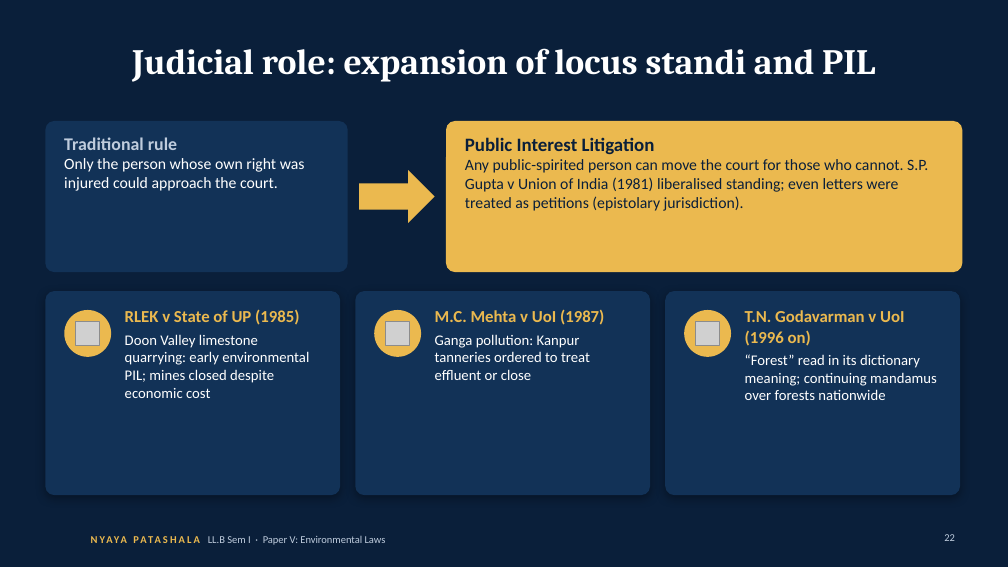
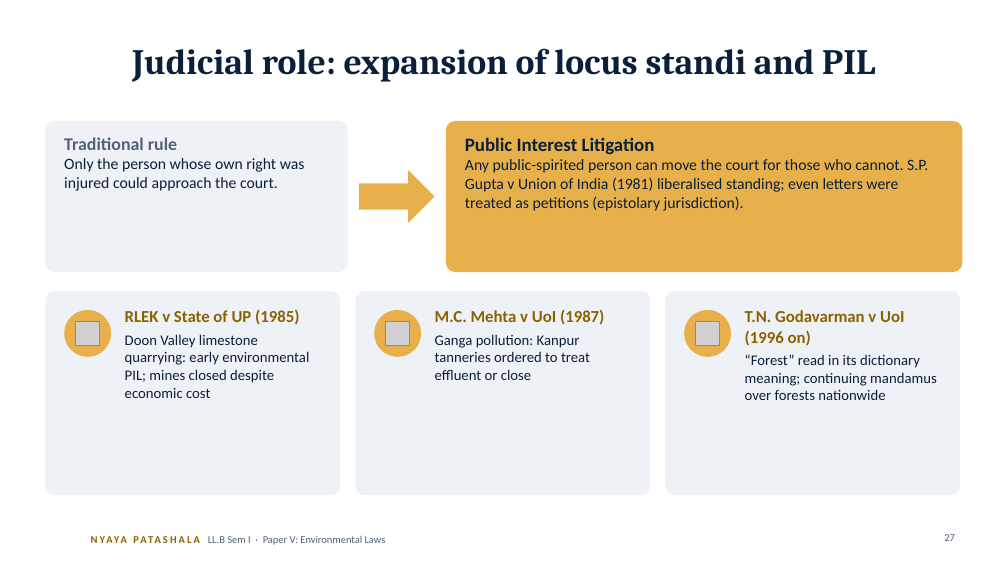
Before and after one commit to missioncivils92/current-affairs-Dasari-Mounika-, a slide deck: slide 27 of law/llb-sem1-environmental-laws/Environmental-Laws-Decoded_AUTO-animations.pptx (slide 22 before the commit). Drawn at 1008x567 pixels with LibreOffice and Linux fonts; fonts in the diff are those of the drawing; grey boxes stand for pictures; background and template pictures are left out. Boxes give left, top, right and bottom in pixels: in the first picture for what was removed or moved away, otherwise in the second. Text is boxed around its words. In the diff, an @@ line names an element or a change of style, - is before the commit and + after.

```diff
--- a/law/llb-sem1-environmental-laws/Environmental-Laws-Decoded_AUTO-animations.pptx
+++ b/law/llb-sem1-environmental-laws/Environmental-Laws-Decoded_AUTO-animations.pptx
@@ background #0A1F3A to #FFFFFF @@
@@ title "Judicial role: expansion of locus ..." at bbox=[132, 48, 875, 82]: text colour #FFFFFF to #0A1F3A @@
@@ rounded rectangle at bbox=[45, 121, 348, 272]: fill #123257 to #EEF2F7 @@
@@ text "Traditional rule" at bbox=[64, 137, 305, 191]: text colour #BFCCDD to #51617A in "Traditional rule"; text colour #FFFFFF to #0A1F3A in "Only the person whose own right was ..." @@
@@ fill #123257 to #EEF2F7; shadow off in 3 elements at bbox=[45, 291, 340, 495], bbox=[355, 291, 650, 495], bbox=[665, 291, 960, 495] @@
@@ text "RLEK v State of UP ..." at bbox=[125, 309, 309, 398]: text colour #EBB94F to #8C6200 in "RLEK v State of UP (1985)"; text colour #FFFFFF to #0A1F3A in "Doon Valley limestone quarrying: early environmental PIL; ..." @@
@@ text "M.C. Mehta v UoI (1987)" at bbox=[435, 309, 604, 380]: text colour #EBB94F to #8C6200 in "M.C. Mehta v UoI (1987)"; text colour #FFFFFF to #0A1F3A in "Ganga pollution: Kanpur tanneries ordered to treat ..." @@
@@ fill #EBB94F to #E8B04A in 5 elements at bbox=[359, 170, 435, 223], bbox=[446, 121, 963, 272], bbox=[64, 310, 111, 357], bbox=[374, 310, 421, 357], bbox=[684, 310, 731, 357] @@
@@ text "T.N. Godavarman v UoI (1996 ..." at bbox=[745, 310, 937, 400]: text colour #EBB94F to #8C6200 in "T.N. Godavarman v UoI (1996 on)"; text colour #FFFFFF to #0A1F3A in "“Forest” read in its dictionary meaning; continuing ..." @@
@@ text "NYAYA PATASHALA" at bbox=[91, 528, 242, 551]: text colour #EBB94F to #8C6200 @@
@@ text "LL.B Sem I · Paper ..." at bbox=[208, 536, 386, 545]: text colour #BFCCDD to #51617A @@
@@ page number at bbox=[944, 534, 955, 541]: text changed; text colour #BFCCDD to #51617A @@
-22
+27
```
Also in this commit, not shown: 39 other slides changed, 8 slides added, 4 other files.
